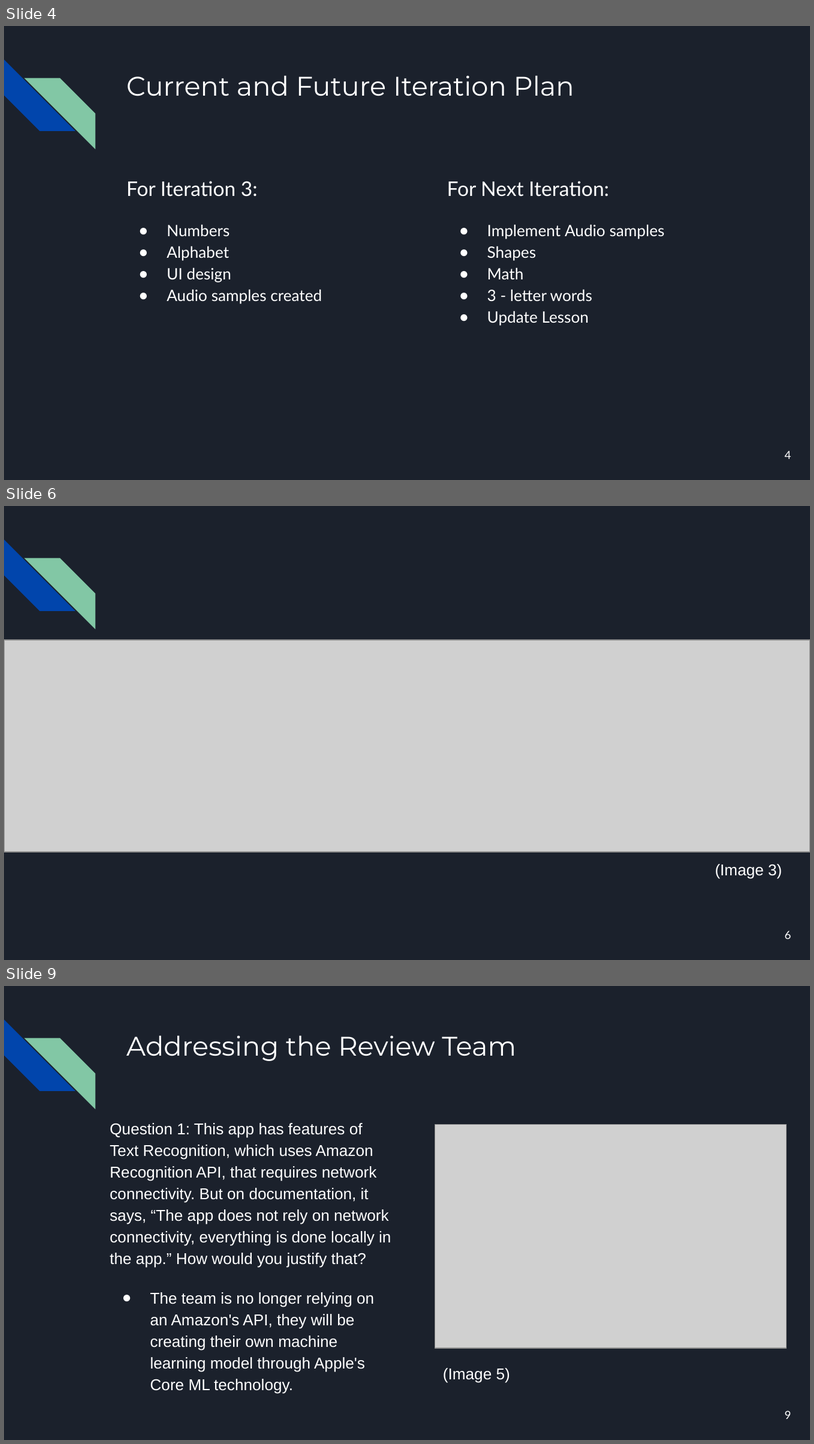
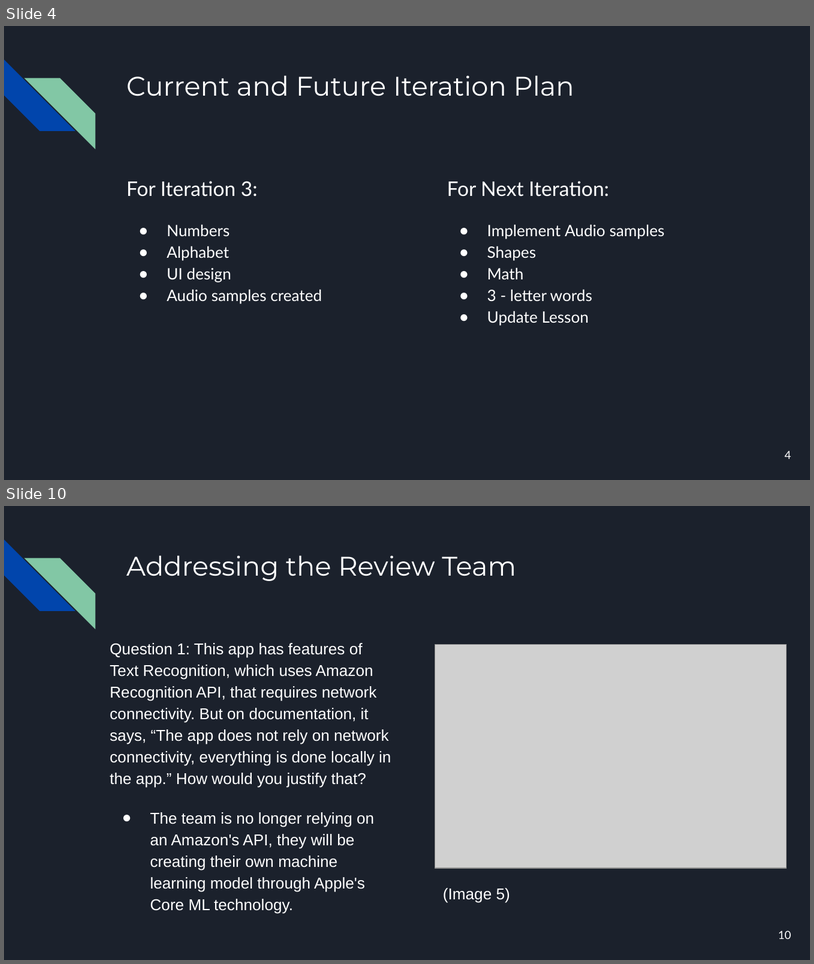
Before and after one commit to zacherygentry/CSE-3311, a slide deck: iteration3Phase/Iteration 3.pptx. Shown one above the other, each under a label of ours: slides 4, 6 and 9 before the commit, slides 4 and 10 after it; the slides between them are not shown. The pictures are 814x1444 and 814x964 pixels, drawn with LibreOffice and Linux fonts; fonts in the diff are those of the drawing; grey boxes stand for pictures. Boxes give left, top, right and bottom in pixels: in the first picture for what was removed or moved away, otherwise in the second. Text is boxed around its words. In the diff, an @@ line names an element or a change of style, - is before the commit and + after.

```diff
--- a/iteration3Phase/Iteration 3.pptx
+++ b/iteration3Phase/Iteration 3.pptx
@@ slide 6 removed at bbox=[4, 506, 810, 960], background #1B212C; not listed: 2 template elements that a slide beside it also shows @@
@@ picture removed at bbox=[4, 640, 810, 852] @@
@@ text removed at bbox=[716, 864, 782, 879] @@
-(Image 3)
@@ page number removed at bbox=[785, 930, 792, 939] @@
-6
@@ what was slide 9 is now slide 10 @@
@@ page number at bbox=[779, 930, 792, 939]: text changed @@
-9
+10
```
Also in this commit, not shown: 3 slides changed, 3 slides added, 1 other slide removed, 3 other files.
